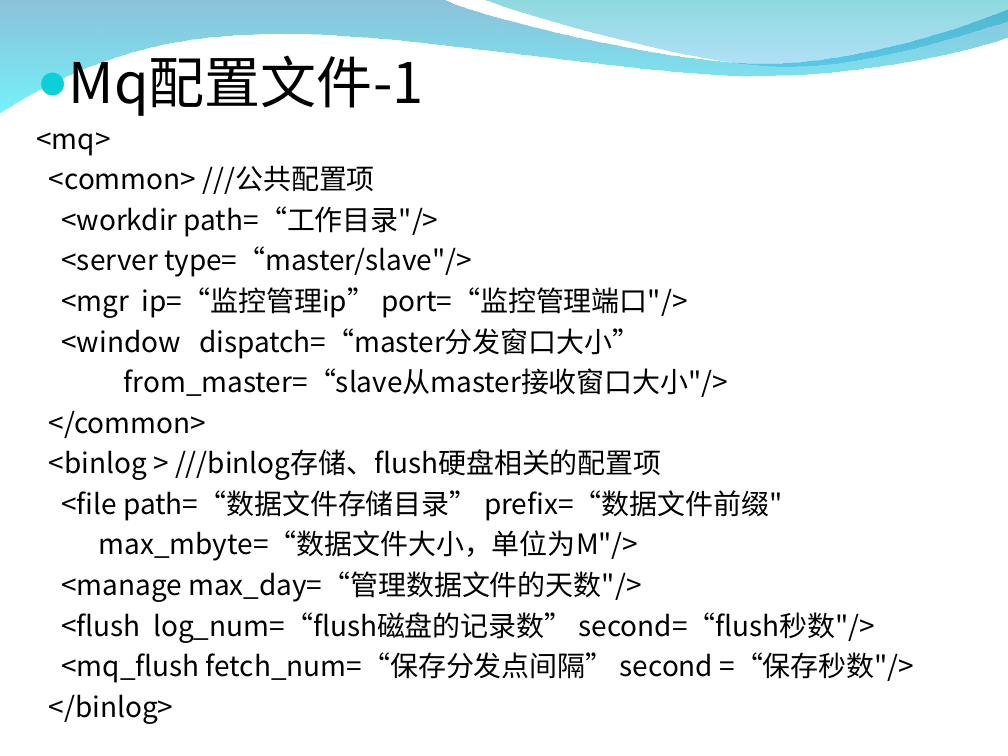
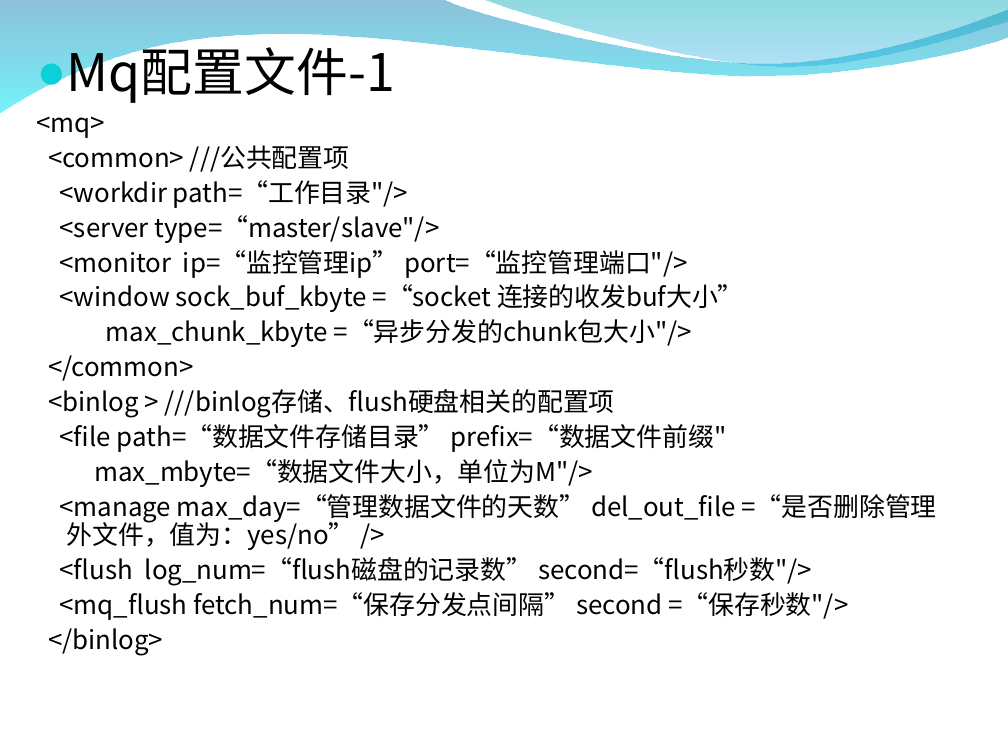
Before and after one commit to zxf1864/cwinux-mq, a slide deck: slide 6 of mq/doc/introduce.ppt. Drawn at 1008x756 pixels with LibreOffice and Linux fonts; fonts in the diff are those of the drawing; background and template pictures are left out. Boxes give left, top, right and bottom in pixels: in the first picture for what was removed or moved away, otherwise in the second. Text is boxed around its words. In the diff, an @@ line names an element or a change of style, - is before the commit and + after.

```diff
--- a/mq/doc/introduce.ppt
+++ b/mq/doc/introduce.ppt
@@ text at <box>37,39,848,655</box>: size 32 to 29.6 pt in "Mq配置文件-1"; size 16 to 14.8 pt in "<mq>", "<common> ///公共配置项", "<workdir path=“工作目录"/>", "<server type=“master/slave"/>" and 7 more places; line spacing 1 to 0.9 @@
@@ text at <box>60,250,744,347</box>: text changed; size 16 to 14.8 pt @@
-<mgr ip=“监控管理ip” port=“监控管理端口"/>
-<window dispatch=“master分发窗口大小”
-from_master=“slave从master接收窗口大小"/>
+<monitor ip=“监控管理ip” port=“监控管理端口"/>
+<window sock_buf_kbyte =“socket 连接的收发buf大小”
+max_chunk_kbyte =“异步分发的chunk包大小"/>
@@ text at <box>60,494,937,550</box>: text changed; size 16 to 14.8 pt @@
-<manage max_day=“管理数据文件的天数"/>
+<manage max_day=“管理数据文件的天数” del_out_file =“是否删除管理外文件，值为：yes/no” />
```
Also in this commit, not shown: 8 other slides changed, 1 slide added, 1 slide removed, 3 other files.
